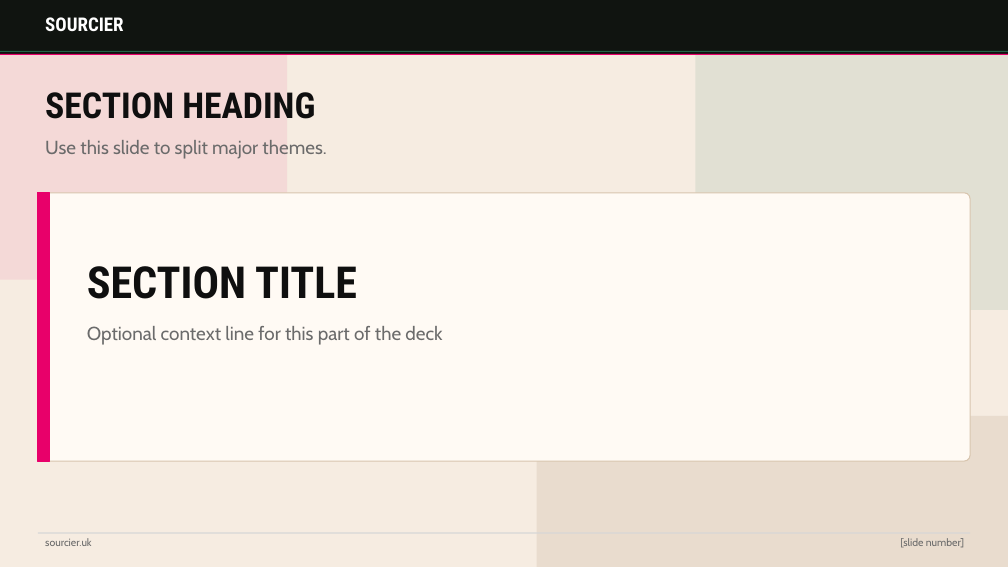
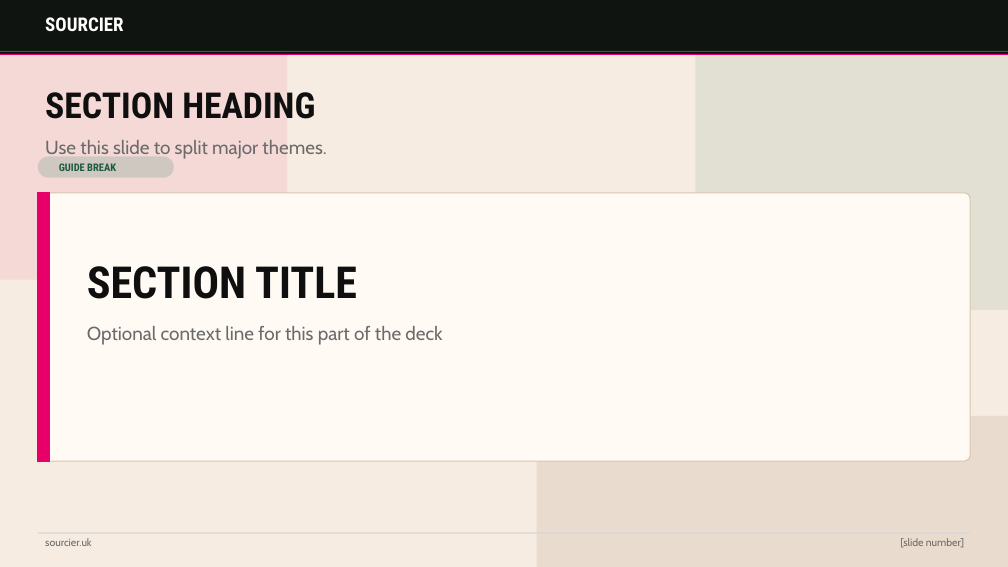
Before and after one commit to sourcier/web-sourcier.uk, a slide deck: slide 3 of assets/templates/sourcier-blog-template.pptx (slide 2 before the commit). Drawn at 1008x567 pixels with LibreOffice and Linux fonts; fonts in the diff are those of the drawing. Boxes give left, top, right and bottom in pixels: in the first picture for what was removed or moved away, otherwise in the second. Text is boxed around its words. In the diff, an @@ line names an element or a change of style, - is before the commit and + after.

```diff
--- a/assets/templates/sourcier-blog-template.pptx
+++ b/assets/templates/sourcier-blog-template.pptx
@@ rounded rectangle added at (x1=38, y1=157, x2=174, y2=178), fill #2A7D5B at 18% opacity @@
@@ text added at (x1=59, y1=163, x2=116, y2=171), 10 pt, text #1B5A40, bold @@
+GUIDE BREAK
```
Also in this commit, not shown: 2 other slides changed, 3 slides added, 2 other files.
